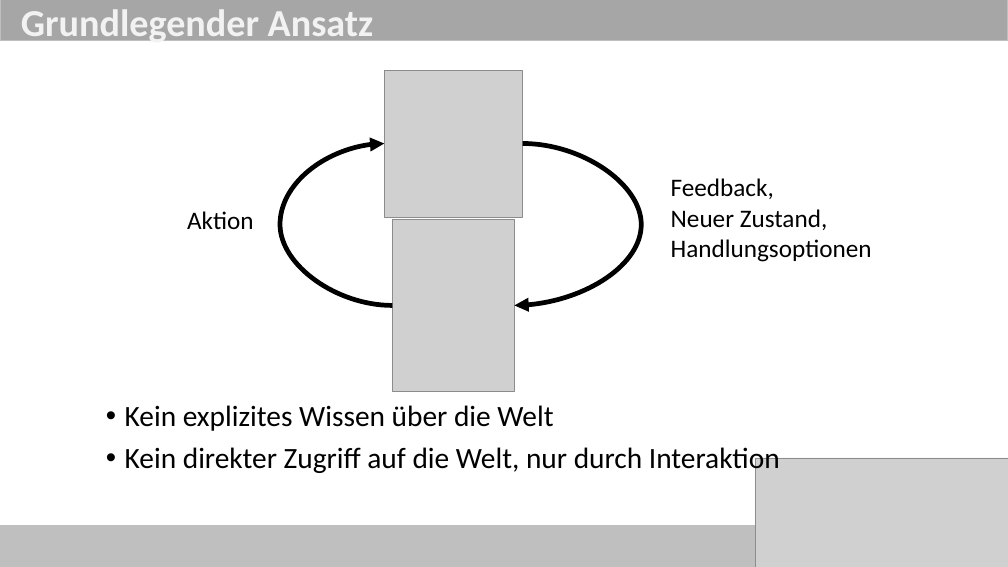
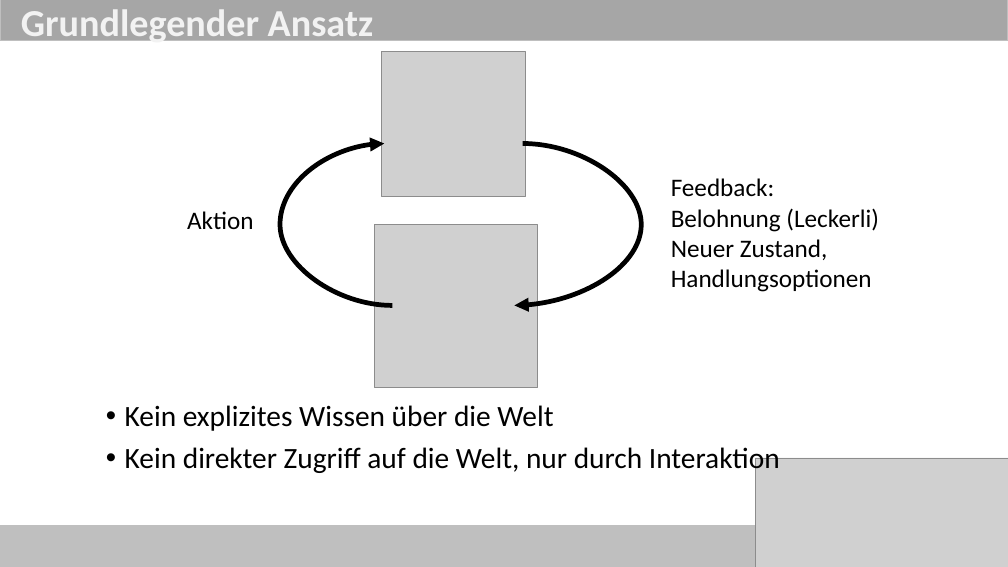
Before and after one commit to ob-algdatii-ss18/leistungsnachweis-firststeptoworlddomination, a slide deck: slide 7 of Reinforcement Learning.pptx (slide 5 before the commit). Drawn at 1008x567 pixels with LibreOffice and Linux fonts; fonts in the diff are those of the drawing; grey boxes stand for pictures. Boxes give left, top, right and bottom in pixels: in the first picture for what was removed or moved away, otherwise in the second. Text is boxed around its words. In the diff, an @@ line names an element or a change of style, - is before the commit and + after.

```diff
--- a/Reinforcement Learning.pptx
+++ b/Reinforcement Learning.pptx
@@ picture resized from (x1=384, y1=70, x2=523, y2=217) to (x1=381, y1=51, x2=525, y2=197) @@
@@ text at (x1=671, y1=178, x2=879, y2=232): text changed @@
-Feedback,
+Feedback:
+Belohnung (Leckerli)
@@ picture resized from (x1=392, y1=219, x2=515, y2=392) to (x1=374, y1=225, x2=538, y2=387) @@
```
Also in this commit, not shown: 8 other slides changed, 2 slides added.
